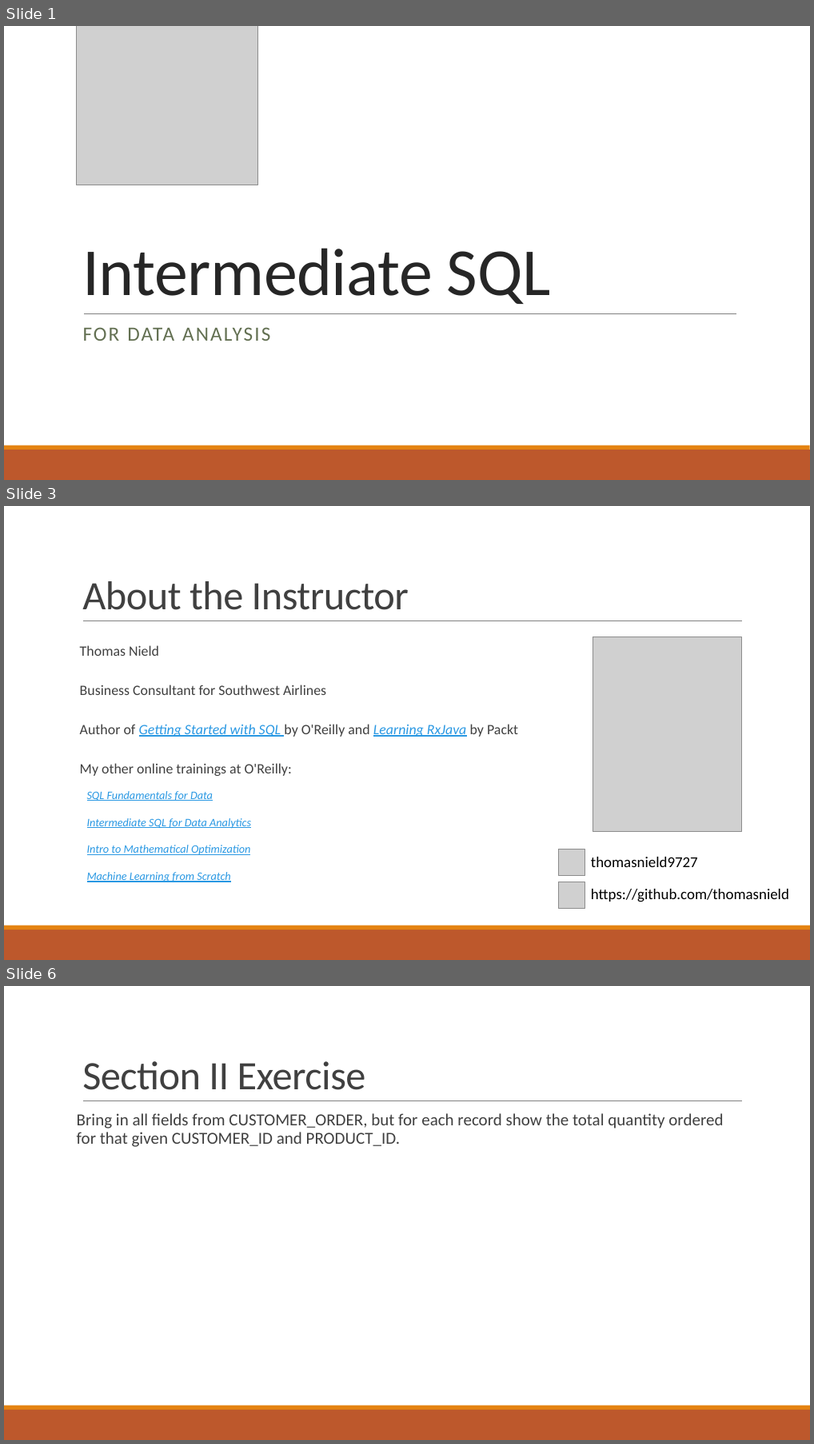
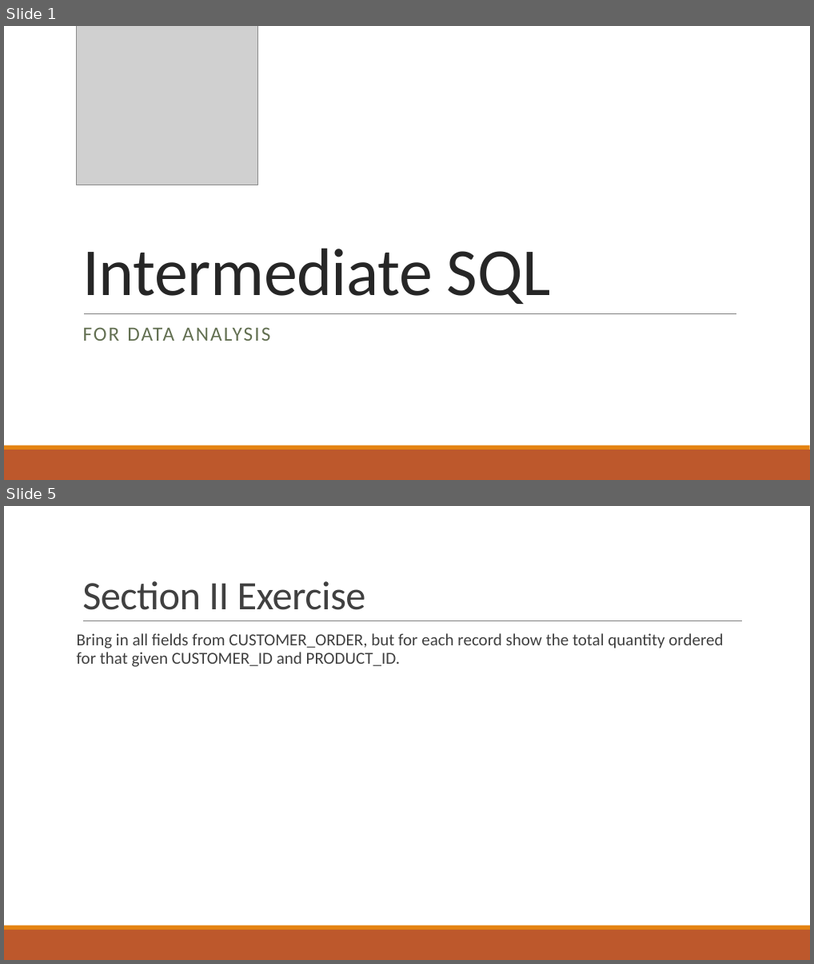
Before and after one commit to thomasnield/oreilly_intermediate_sql_for_data, a slide deck: oreilly_intermediate_sql_for_data_analysis.pptx. Shown one above the other, each under a label of ours: slides 1, 3 and 6 before the commit, slides 1 and 5 after it; the slides between them are not shown. The pictures are 814x1444 and 814x964 pixels, drawn with LibreOffice and Linux fonts; fonts in the diff are those of the drawing; grey boxes stand for pictures. Boxes give left, top, right and bottom in pixels: in the first picture for what was removed or moved away, otherwise in the second. Text is boxed around its words. In the diff, an @@ line names an element or a change of style, - is before the commit and + after.

```diff
--- a/oreilly_intermediate_sql_for_data_analysis.pptx
+++ b/oreilly_intermediate_sql_for_data_analysis.pptx
@@ slide 3 removed at [4, 506, 810, 960], background #FFFFFF; not listed: 3 template elements that a slide beside it also shows @@
@@ title removed at [82, 581, 409, 610] @@
-About the Instructor
@@ text removed at [80, 645, 518, 882] @@
-Thomas Nield
-Business Consultant for Southwest Airlines
-Author of Getting Started with SQL by O'Reilly and Learning RxJava by Packt
-My other online trainings at O'Reilly:
-  SQL Fundamentals for Data
-  Intermediate SQL for Data Analytics
-  Intro to Mathematical Optimization
-  Machine Learning from Scratch
@@ picture removed at [594, 636, 742, 831] @@
@@ picture removed at [559, 849, 586, 876] @@
@@ text removed at [591, 856, 698, 867] @@
-thomasnield9727
@@ picture removed at [559, 881, 586, 908] @@
@@ text removed at [591, 888, 790, 902] @@
-https://github.com/thomasnield
@@ what was slide 6 is now slide 5 @@
```
Also in this commit, not shown: 3 slides changed, 6 other slides removed, 4 other files.
